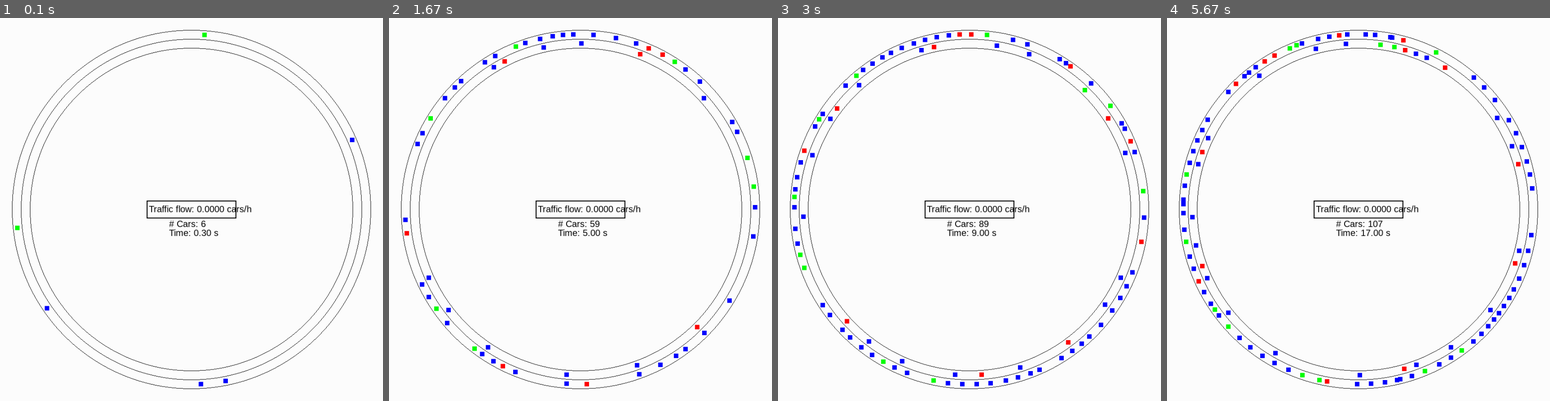
Above: before the commit, frames 1-4 (left to right).
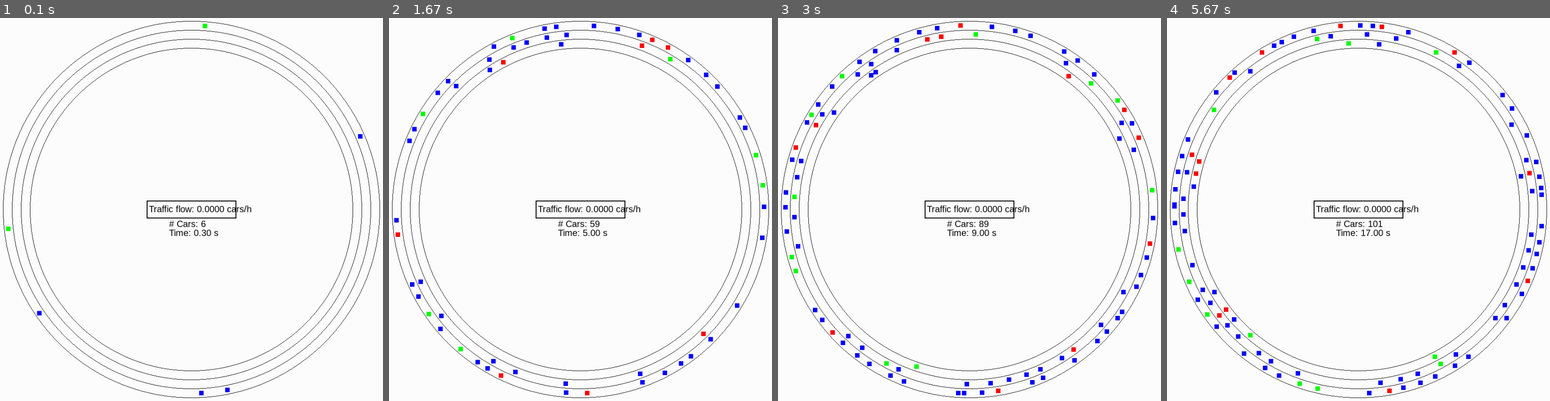
Above: after the commit, the same moments.

Repository: atonderski/TrafficMadness
Game: pygame game, started from traffic_madness/main.py
Two runs of this game, one before a commit and one after it. Both use one fixed random seed, a clock stepped at 60 frames per second and the inputs below.
Inputs:
- Up to frame 1 (0.1 s): no input
- Up to frame 2 (1.67 s): no input
- Up to frame 3 (3 s): no input
- Up to frame 4 (5.67 s): no input

The runs differ from the first frame. In frame 1, 0.9% of the frame differs, in the area x 0-100%, y 0-100%; in frame 2, 2.4%; in frame 3, 3.2%; in frame 4, 3.6%.

Commit message:
Fix monster bugg where distance was counted as negative in the back

Diff:
--- a/traffic_madness/car/__init__.py
+++ b/traffic_madness/car/__init__.py
@@ -10,6 +10,7 @@
 
         config = Config()
 #        self.delay_buffer_length = config.delay_buffer_length
+        self.min_distance = config.min_distance
         self.reaction_time = config.reaction_time
         self.timestep = config.timestep
         self.safetymultiplier = config.safetymultiplier
--- a/traffic_madness/car/lane_switching_car.py
+++ b/traffic_madness/car/lane_switching_car.py
@@ -10,7 +10,7 @@
         dist_to_car_in_front, dist_to_car_in_back, car_in_front, car_in_back \
             = self._get_dist_to_front_and_back(nearby_cars)
         safety_distance = max(self.velocity * self.safetymultiplier,
-                              car_in_front.length)
+                              self.min_distance)
 
         """
         Lane switching logic:
@@ -33,7 +33,7 @@
                       car_in_front.velocity < target_speed):
             switched = self.attempt_lane_shift(nearby_cars,
                                                safety_distance)
-        elif (abs(dist_to_car_in_back) < safety_distance and
+        elif (dist_to_car_in_back < safety_distance and
                       car_in_back.velocity > self.velocity):
             switched = self.attempt_lane_shift(nearby_cars,
                                                safety_distance,
@@ -94,7 +94,7 @@
         if lane is None:
             lane = self.lane
         dist_to_car_in_front = float('inf')
-        dist_to_car_in_back = -float('inf')
+        dist_to_car_in_back = float('inf')
         car_in_front = Car(float('inf'), float('inf'))
         car_in_back = Car(float('inf'), float('inf'))
         for car in nearby_cars[lane]:
@@ -102,8 +102,8 @@
             if dist > 0 and dist < dist_to_car_in_front:
                 dist_to_car_in_front = dist
                 car_in_front = car
-            elif dist < 0 and dist > dist_to_car_in_back:
-                dist_to_car_in_back = dist
+            elif dist < 0 and abs(dist) < dist_to_car_in_back:
+                dist_to_car_in_back = abs(dist)
                 car_in_back = car
         dist_to_car_in_front -= car_in_front.length
         dist_to_car_in_back -= self.length
@@ -135,7 +135,9 @@
         dist_to_car_in_front, dist_to_car_in_back, car_in_front, car_in_back \
             = self._get_dist_to_front_and_back(nearby_cars, lane=lane)
         front_ok = (dist_to_car_in_front > safety_distance or
-                    car_in_front.velocity > self.velocity)
+                    (car_in_front.velocity > self.velocity and
+                     dist_to_car_in_front > self.min_distance))
         back_ok = (dist_to_car_in_back > safety_distance or
-                   car_in_front.velocity < self.velocity)
+                   (car_in_back.velocity < self.velocity and
+                    dist_to_car_in_back > self.min_distance))
         return front_ok and back_ok
--- a/traffic_madness/config.py
+++ b/traffic_madness/config.py
@@ -9,7 +9,7 @@
         # track properties
         self.aggressives = 0.2 # % of aggressive drivers
         self.passives = 0.1 # passive drivers
-        self.lanes = 2
+        self.lanes = 3
         self.speed_limit = 20
         self.track_length = 1000
         self.buckets = 40.0
@@ -24,5 +24,6 @@
         self.passiveness = 0.8
         self.safetymultiplier = 0.5
         self.car_length = 5.0
+        self.min_distance = 5.0
 #        self.delay_buffer_length = 2
         self.reaction_time = 1.0 # Seconds between deacceleration
